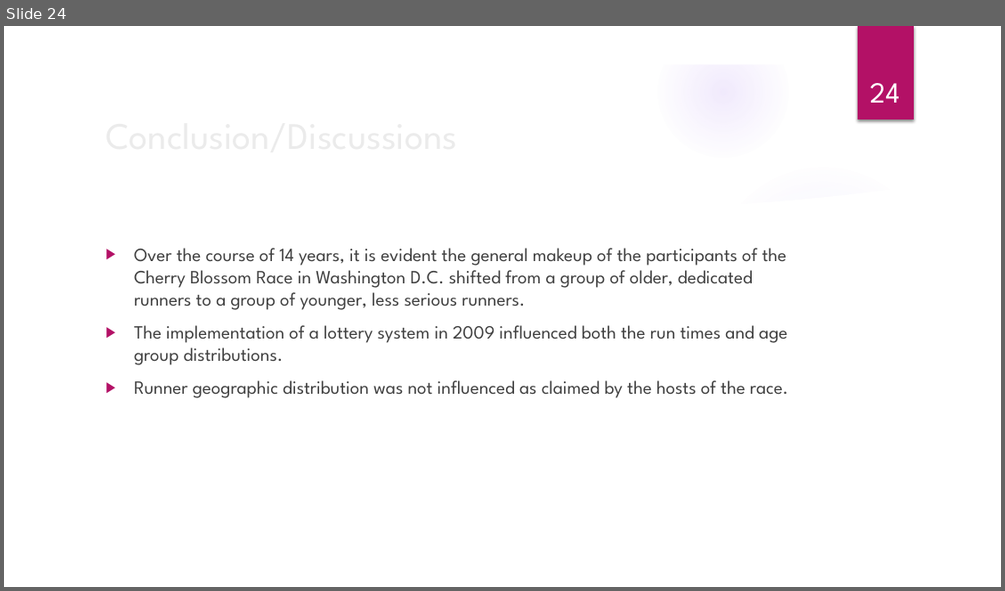
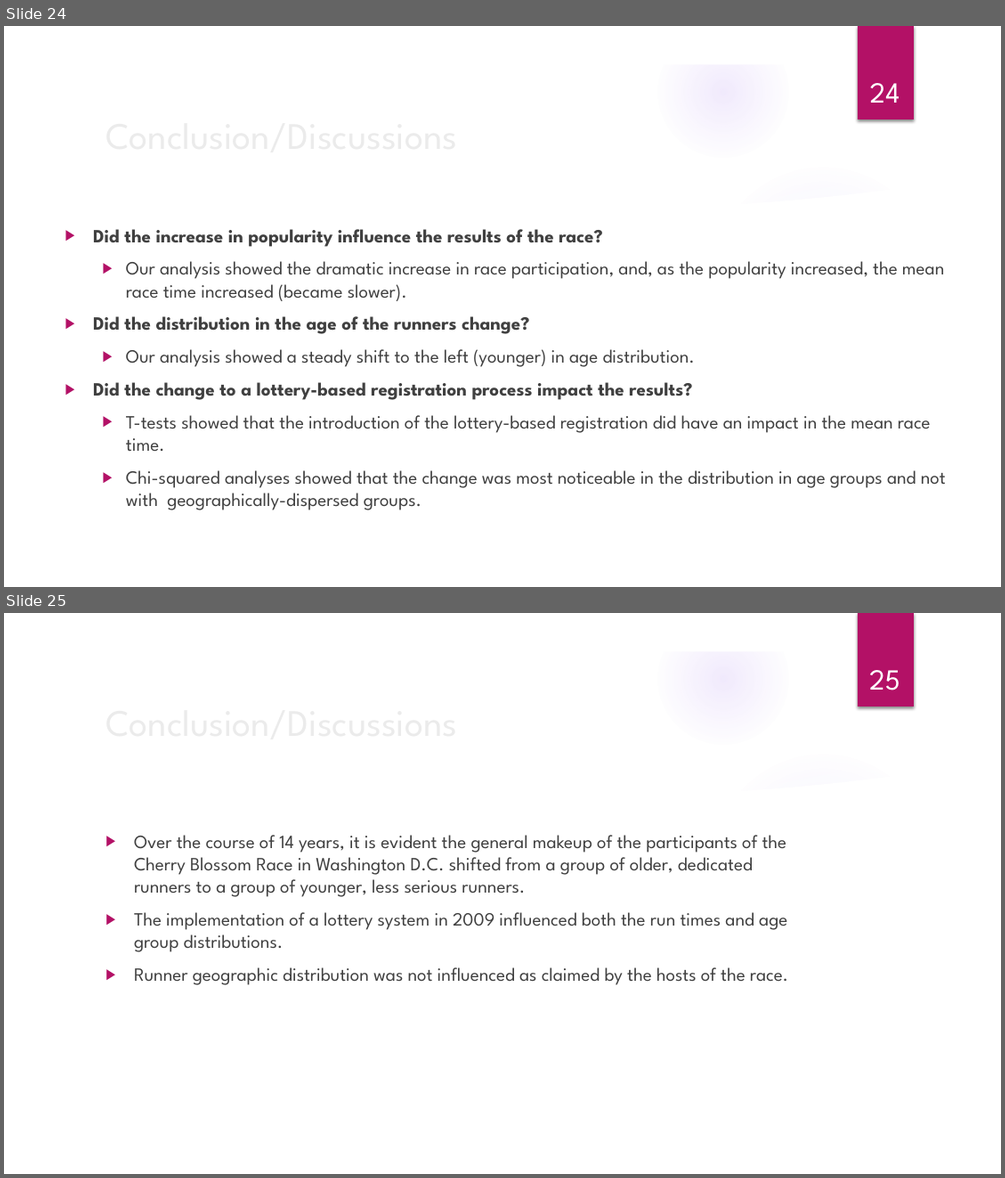
Before and after one commit to elkinst65/QTW_08, a slide deck: infographic.pptx. Shown one above the other, each under a label of ours: slide 24 before the commit, slides 24 and 25 after it. The pictures are 1005x591 and 1005x1178 pixels, drawn with LibreOffice and Linux fonts; fonts in the diff are those of the drawing; background and template pictures are left out. Boxes give left, top, right and bottom in pixels: in the first picture for what was removed or moved away, otherwise in the second. Text is boxed around its words. In the diff, an @@ line names an element or a change of style, - is before the commit and + after.

Commit message:
Linked conclusions to our initial questions

```diff
--- a/infographic.pptx
+++ b/infographic.pptx
@@ slide 24 added at <box>4,26,1001,587</box>, background picture (left out); not listed: 9 template elements that a slide beside it also shows @@
@@ title added at <box>98,105,815,163</box>, 36 pt, text #EBEBEB @@
+Conclusion/Discussions
@@ page number added at <box>870,83,900,103</box>, 28 pt, text #FFFFFF @@
+24
@@ text added at <box>93,229,946,510</box>, 18 pt, text #404040 @@
+▶ Did the increase in popularity influence the results of the race?
+  ▶ Our analysis showed the dramatic increase in race participation, and, as the popularity increased, the mean race time increased (became slower).
+▶ Did the distribution in the age of the runners change?
+  ▶ Our analysis showed a steady shift to the left (younger) in age distribution.
+▶ Did the change to a lottery-based registration process impact the results?
+  ▶ T-tests showed that the introduction of the lottery-based registration did have an impact in the mean race time.
+  ▶ Chi-squared analyses showed that the change was most noticeable in the distribution in age groups and not with geographically-dispersed groups.
@@ what was slide 24 is now slide 25 @@
@@ page number at <box>869,670,900,690</box>: text changed @@
-24
+25
```
Also in this commit, not shown: 4 slides changed.
